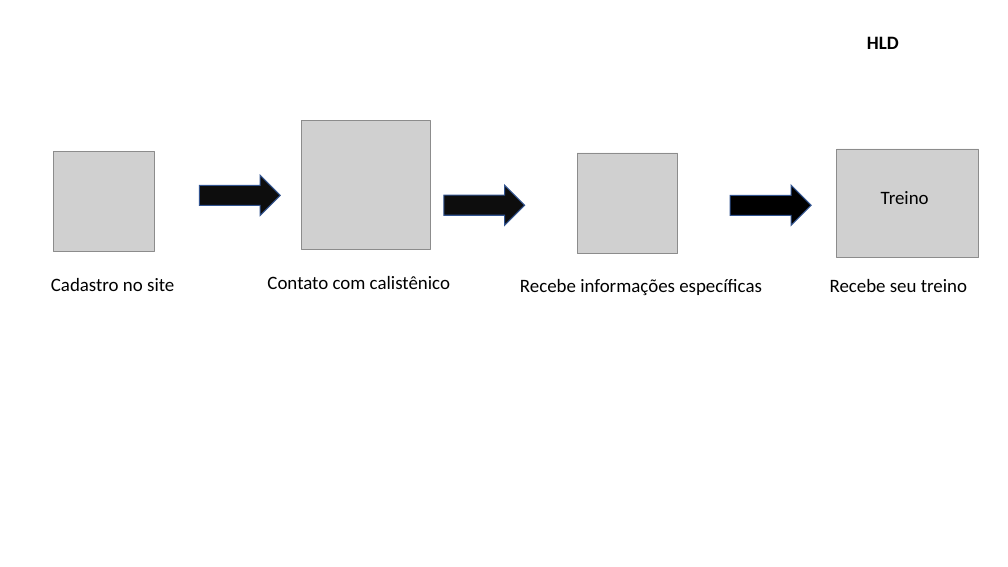
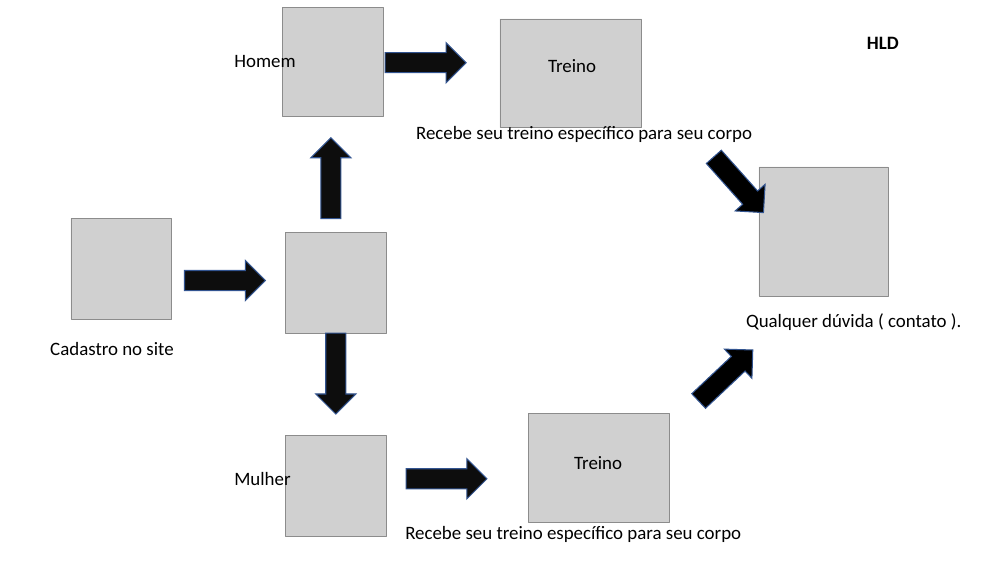
Before and after one commit to Gustavo141101/Projeto-Individual, a slide deck: slide 1 of HLD e LLD/HLD.pptx. Drawn at 1008x567 pixels with LibreOffice and Linux fonts; fonts in the diff are those of the drawing; grey boxes stand for pictures. Boxes give left, top, right and bottom in pixels: in the first picture for what was removed or moved away, otherwise in the second. Text is boxed around its words. In the diff, an @@ line names an element or a change of style, - is before the commit and + after.

```diff
--- a/HLD e LLD/HLD.pptx
+++ b/HLD e LLD/HLD.pptx
@@ picture added at (283,8,383,116) @@
@@ picture: place and size @@
-picture at (837,149,979,258)
+picture at (500,19,642,128)
@@ text added at (234,51,295,72), 18 pt, text #000000 @@
+Homem
@@ right arrow added at (386,42,467,82), fill #0D0D0D, outline #325491 1 pt @@
@@ text "Treino": place and size @@
-text "Treino" at (881,191,929,204)
+text "Treino" at (548,59,596,72)
@@ right arrow at (311,138,351,219): rotation 0 to 270 degrees @@
@@ text at (416,123,752,144): text changed @@
-Recebe seu treino
+Recebe seu treino específico para seu corpo
@@ down arrow at (699,144,779,226): rotation 270 to 318 degrees @@
@@ picture: place and size @@
-picture at (301,121,430,250)
+picture at (759,167,889,296)
@@ picture: place and size @@
-picture at (53,151,154,252)
+picture at (71,219,172,319)
@@ picture: place and size @@
-picture at (577,153,678,253)
+picture at (285,233,386,333)
@@ right arrow: place and size @@
-right arrow at (200,175,281,216)
+right arrow at (185,261,265,301)
@@ text removed at (267,276,450,289) @@
-Contato com calistênico
@@ text removed at (520,279,762,295) @@
-Recebe informações específicas
@@ text added at (746,314,947,330), 18 pt, text #000000 @@
+Qualquer dúvida ( contato ).
@@ text "Cadastro no site": place and size @@
-text "Cadastro no site" at (51,278,174,291)
+text "Cadastro no site" at (50,342,173,355)
@@ right arrow added at (316,333,356,414), fill #0D0D0D, outline #325491 1 pt @@
@@ down arrow added at (685,335,766,415), fill #000000, outline #325491 1 pt @@
@@ picture added at (529,414,671,523) @@
@@ picture added at (285,436,386,536) @@
@@ text added at (234,470,290,491), 18 pt, text #000000 @@
+Mulher
@@ right arrow added at (406,459,487,499), fill #0D0D0D, outline #325491 1 pt @@
@@ text added at (574,456,622,469), 18 pt, text #000000 @@
+Treino
@@ text added at (405,526,741,542), 18 pt, text #000000 @@
+Recebe seu treino específico para seu corpo
```
Also in this commit, not shown: 9 other files.
